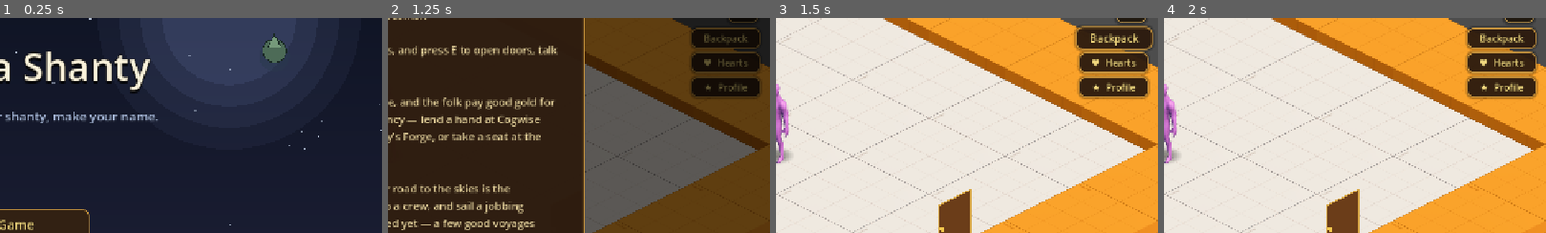
Above: before the commit, frames 1-4 (left to right).
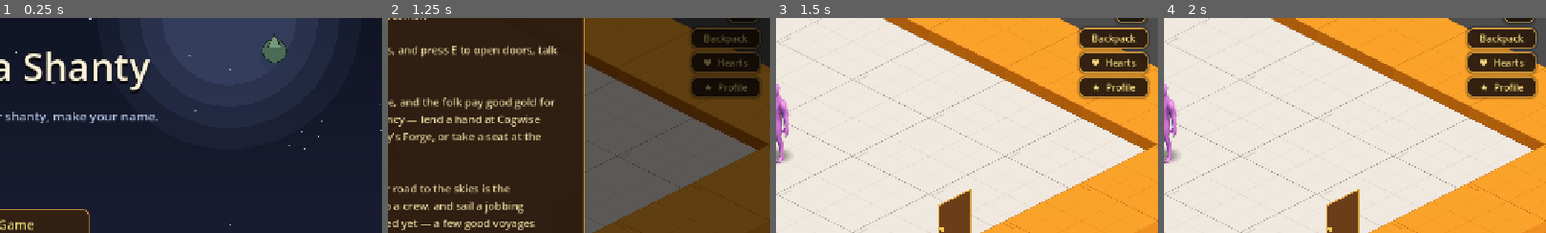
Above: after the commit, the same moments.

Repository: TairoyZone/shivaliva-shanty
Game: Godot game, scene res://main.tscn
Same seed, same stepped clock (60 frames per second), same inputs: the game is played once before the commit and once after it.
Inputs:
- Up to frame 1 (0.25 s): no input
- Up to frame 2 (1.25 s): click "New Game" at 0.5 s
- Up to frame 3 (1.5 s): click "Let's get to it" at 1.25 s
- Up to frame 4 (2 s): no input
The pictures show only the part of the screen within x 50-100%, y 18-68%; the shares and areas given below are measured in that part.

Frames 1-2 are identical in both runs. In frame 3, 1.2% of the frame differs, in the area x 78-99%, y 3-16%; in frame 4, nothing differs.

Commit message:
refactor(juice): migrate the HUD bag-bump onto Juice.bump (borrow #2 adoption)
First de-dup onto the new tween helper - the backpack bag-bump now calls Juice.bump instead of a hand-rolled scale tween (drops the manual pivot-centring too). The toasts keep their bespoke slide+hold+fade sequences (they don't map to the parallel one-liners); further adoption is incremental, and new code uses Juice from the start.

Co-Authored-By: Claude Opus 4.8 <noreply@anthropic.com>

Diff:
--- a/interface/hud.gd
+++ b/interface/hud.gd
@@ -327,11 +327,8 @@
 
 	if not is_instance_valid(_bag_btn):
 		return
-	_bag_btn.pivot_offset = _bag_btn.size * 0.5
-	_bag_btn.scale = Vector2.ONE
-	var tw : Tween = create_tween()
-	tw.tween_property(_bag_btn, "scale", Vector2(1.22, 1.22), 0.11).set_trans(Tween.TRANS_BACK).set_ease(Tween.EASE_OUT)
-	tw.tween_property(_bag_btn, "scale", Vector2.ONE, 0.15).set_trans(Tween.TRANS_QUAD).set_ease(Tween.EASE_IN_OUT)
+	_bag_btn.scale = Vector2.ONE   # reset in case a prior bump is mid-flight (Juice centres the pivot)
+	Juice.bump(_bag_btn, 1.22, 0.26)   # de-dup'd onto the shared tween helper (borrow #2)
 
 
 # Replay a deferred bag bump on the way back to the overworld (a puzzle banked wood/ore while hidden).
